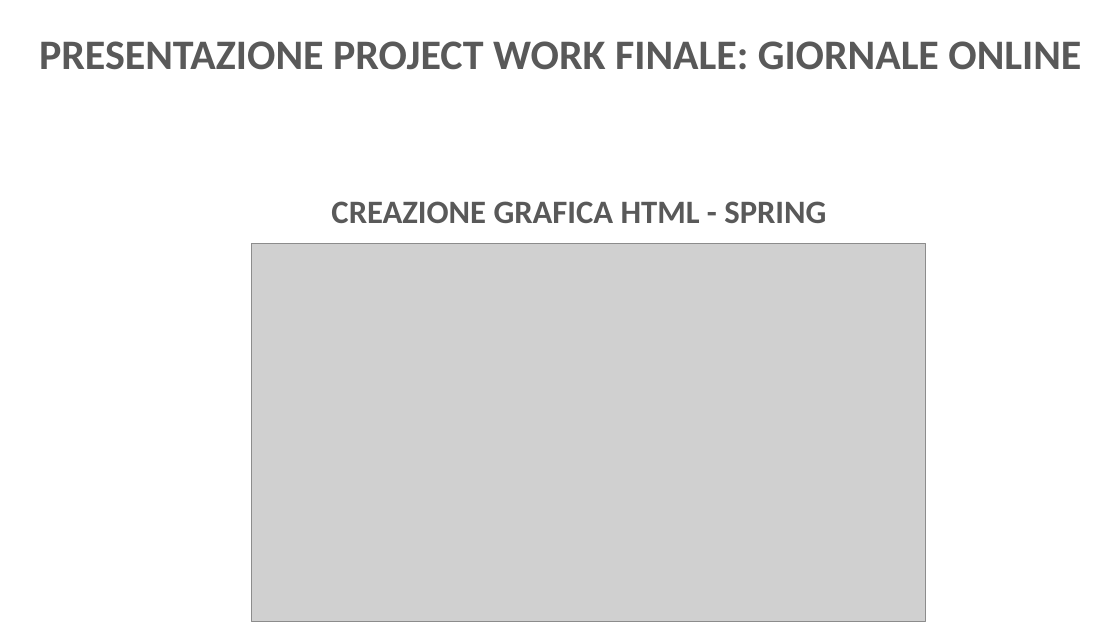
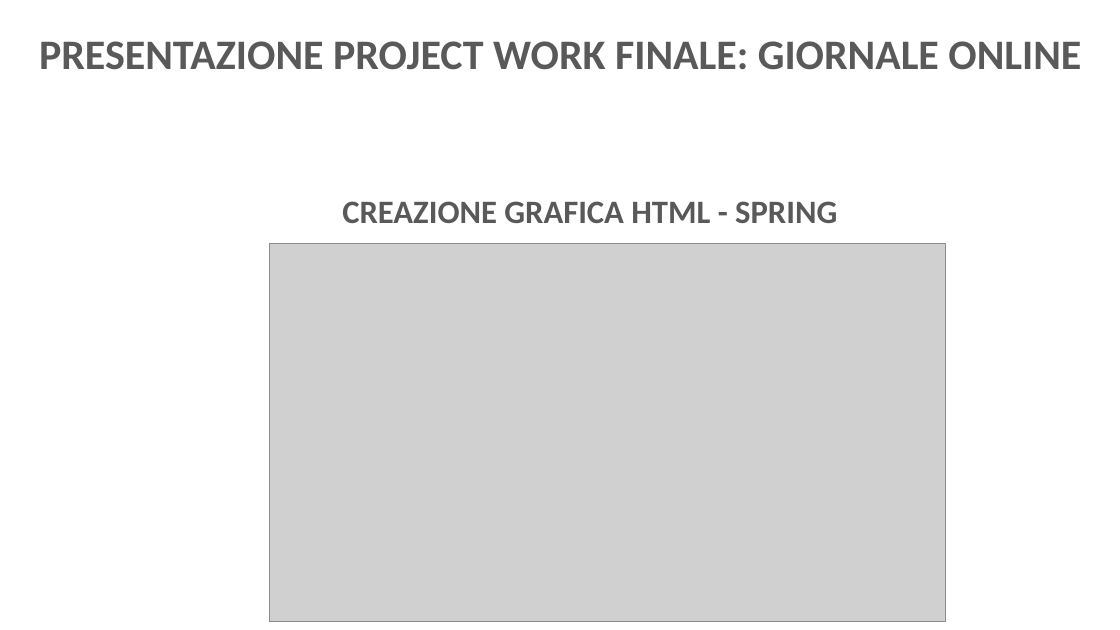
Before and after one commit to nDr3K/GiornaleOnlinePW, a slide deck: slide 9 of Presentazione Project Giornale.pptx (slide 8 before the commit). Drawn at 1120x630 pixels with LibreOffice and Linux fonts; fonts in the diff are those of the drawing; grey boxes stand for pictures; background and template pictures are left out. Boxes give left, top, right and bottom in pixels: in the first picture for what was removed or moved away, otherwise in the second. Text is boxed around its words. In the diff, an @@ line names an element or a change of style, - is before the commit and + after.

```diff
--- a/Presentazione Project Giornale.pptx
+++ b/Presentazione Project Giornale.pptx
@@ text "CREAZIONE GRAFICA HTML - SPRING": place and size @@
-text "CREAZIONE GRAFICA HTML - SPRING" at [331, 201, 826, 223]
+text "CREAZIONE GRAFICA HTML - SPRING" at [342, 201, 837, 223]
@@ picture: place and size @@
-picture at [251, 243, 925, 622]
+picture at [270, 243, 944, 622]
@@ picture added at [270, 243, 946, 622] @@
```
Also in this commit, not shown: 4 other slides changed, 1 slide added, 1 other file.
